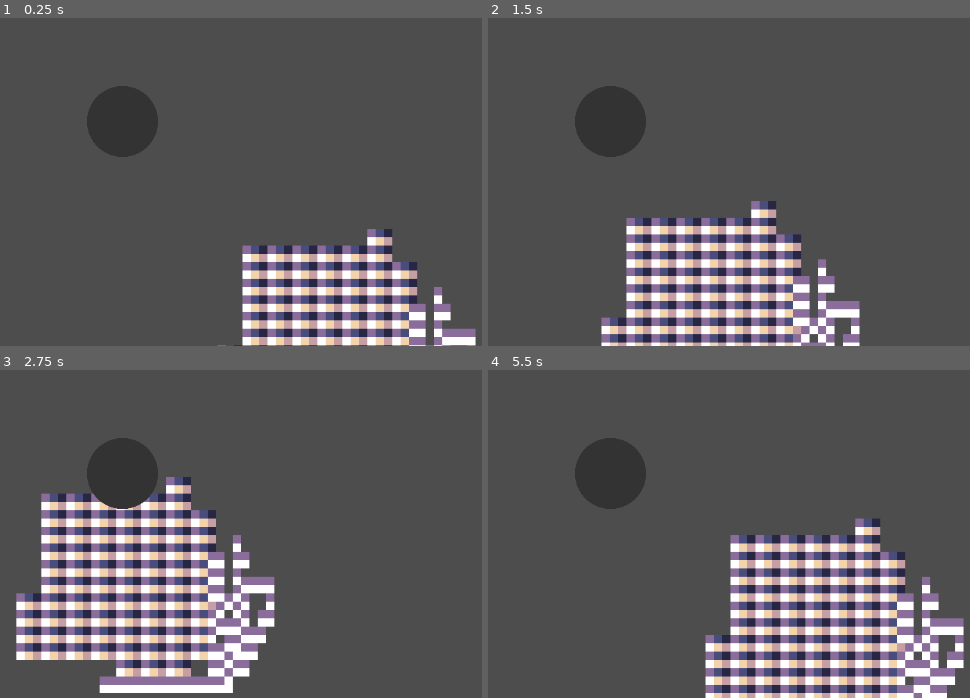
Above: before the commit, frames 1-4 (two rows, left to right).
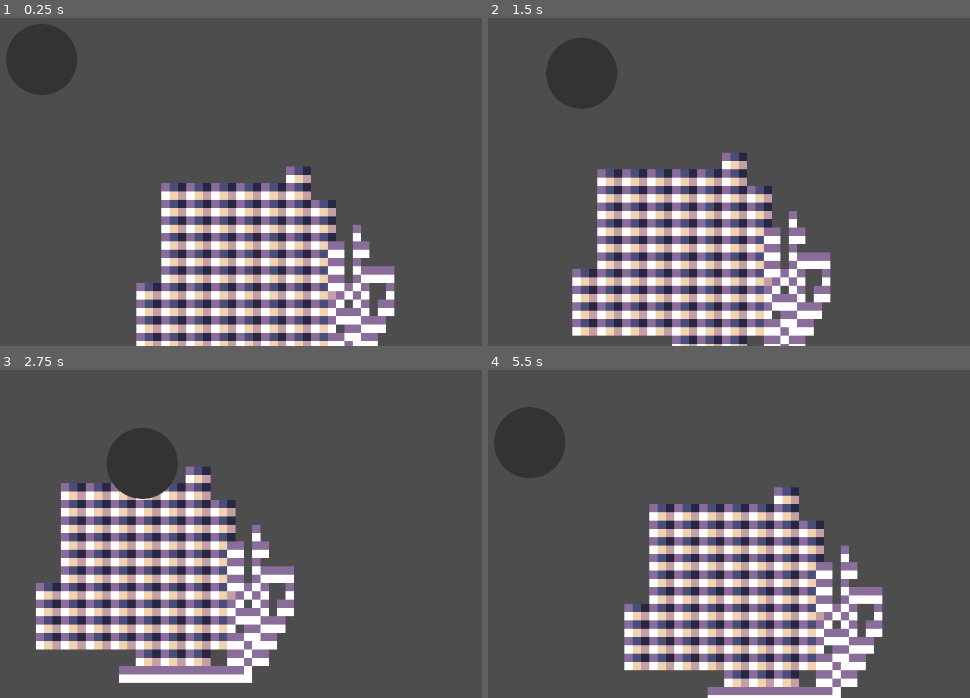
Above: after the commit, the same moments.

Repository: PaxtonSage/miningGame
Game: Godot game, scene res://scenes/main.tscn
Same seed, same stepped clock (60 frames per second), same inputs: the game is played once before the commit and once after it.
Inputs:
- Up to frame 1 (0.25 s): no input
- Up to frame 2 (1.5 s): tap Enter at 0.5 s; hold D (right) 0.53-1.28 s; hold S (down) from 1.28 s (still down)
- Up to frame 3 (2.75 s): release S (down) at 2.03 s; hold D (right) from 2.03 s (still down)
- Up to frame 4 (5.5 s): release D (right) at 2.78 s; hold W (up) 2.78-3.53 s; hold A (left) 3.53-5.03 s; hold S (down) from 5.03 s (still down)

The runs differ from the first frame. In frame 1, 29% of the frame differs, in the area x 1-99%, y 1-100%; in frame 2, 25%; in frame 3, 28%; in frame 4, 36%, in the area x 1-99%, y 11-100%.

Commit message:
Cam shit

Diff:
--- /dev/null
+++ b/scenes/camera_2d.gd
@@ -0,0 +1,5 @@
+extends Camera2D
+
+
+func _process(delta: float) -> void:
+	position = $"../manh".position/2
--- a/scenes/main.tscn
+++ b/scenes/main.tscn
@@ -2,6 +2,7 @@
 
 [ext_resource type="PackedScene" uid="uid://c8n8bcuahnkfa" path="res://scenes/map.tscn" id="1_o5qli"]
 [ext_resource type="PackedScene" uid="uid://bfh1vww3kdmtn" path="res://scenes/guy.tscn" id="2_0wfyh"]
+[ext_resource type="Script" uid="uid://b6x37lvx8yk5n" path="res://scenes/camera_2d.gd" id="3_sugp2"]
 
 [node name="gojo" type="Node2D" unique_id=1411771796]
 
@@ -13,5 +14,7 @@
 position = Vector2(-232.99998, -178.99998)
 scale = Vector2(0.2, 0.2)
 
-[node name="Camera2D" type="Camera2D" parent="manh" unique_id=561569184]
-scale = Vector2(2, 2)
+[node name="Camera2D" type="Camera2D" parent="." unique_id=561569184]
+position = Vector2(-232.99998, -178.99998)
+scale = Vector2(0.39999998, 0.39999998)
+script = ExtResource("3_sugp2")
Not shown, added: scenes/camera_2d.gd.uid
